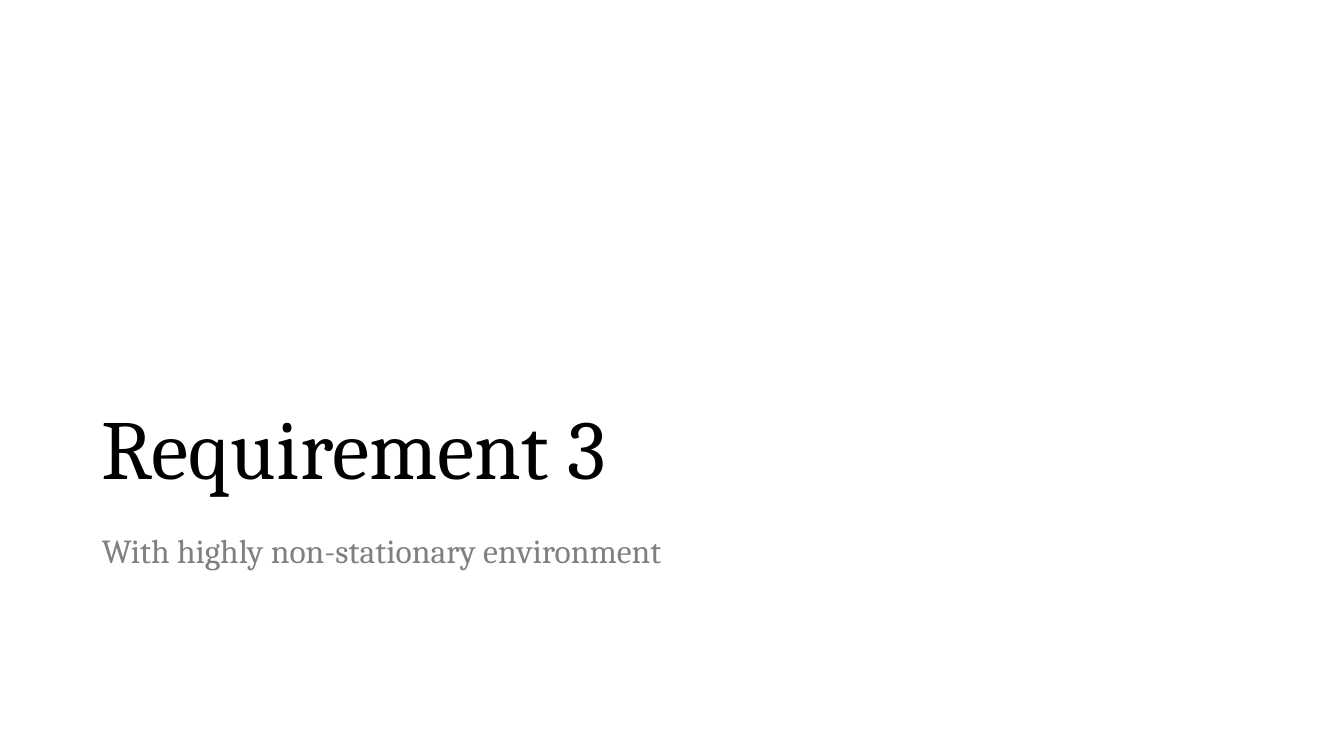
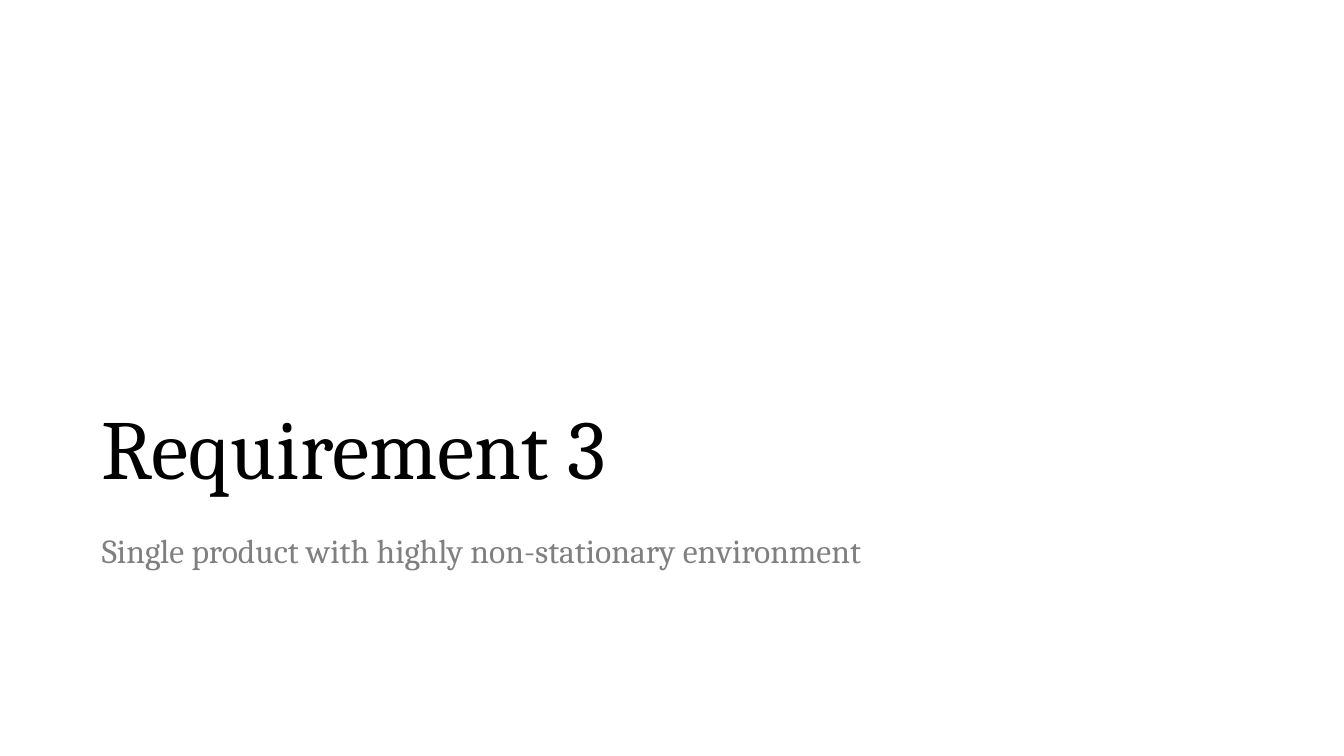
Before and after one commit to peetceenatoo/online-learning, a slide deck: slide 30 of Slides.pptx. Drawn at 1344x756 pixels with LibreOffice and Linux fonts; fonts in the diff are those of the drawing. Boxes give left, top, right and bottom in pixels: in the first picture for what was removed or moved away, otherwise in the second. Text is boxed around its words. In the diff, an @@ line names an element or a change of style, - is before the commit and + after.

Commit message:
minor fix R3 with slides

```diff
--- a/Slides.pptx
+++ b/Slides.pptx
@@ text at (x1=102, y1=539, x2=861, y2=571): text changed @@
-With highly non-stationary environment
+Single product with highly non-stationary environment
```
Also in this commit, not shown: 9 slides added, 1 other file.
